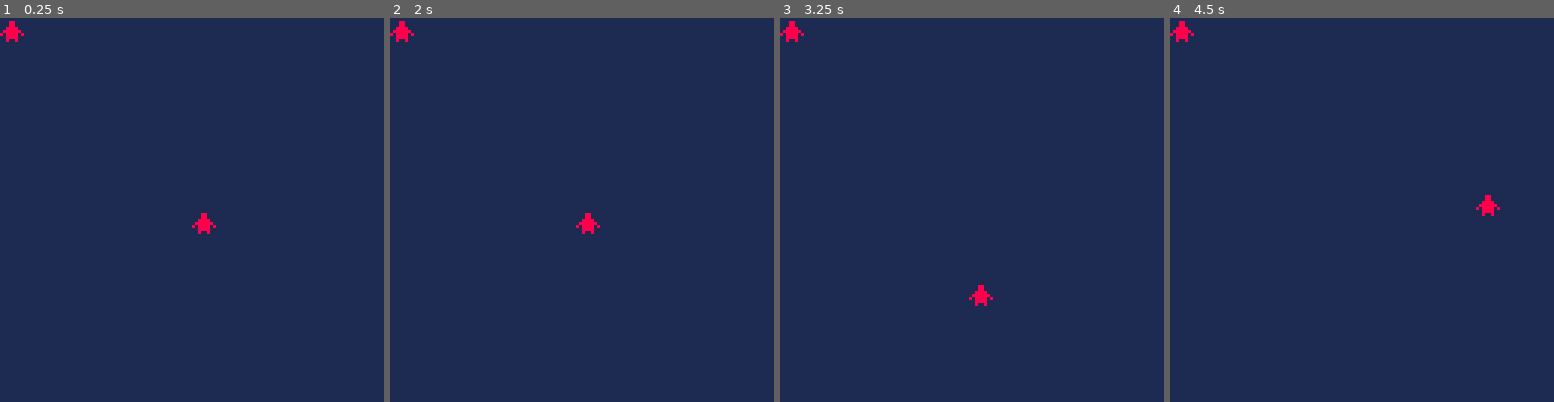
Above: before the commit, frames 1-4 (left to right).
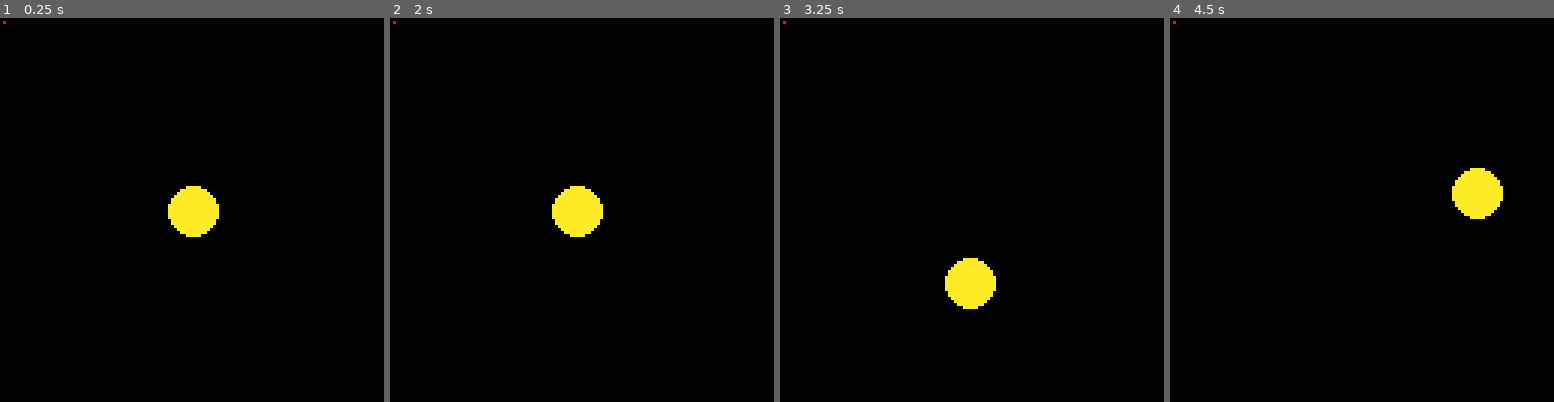
Above: after the commit, the same moments.

Repository: egordorichev/pemsa
Game: PICO-8 cartridge carts/test.p8
Two runs of this game, one before a commit and one after it. Both use one fixed random seed, a clock stepped at 60 frames per second and the inputs below.
Inputs:
- Up to frame 1 (0.25 s): no input
- Up to frame 2 (2 s): hold Left from 1.97 s (still down)
- Up to frame 3 (3.25 s): release Left at 2.37 s; hold Down 2.42-2.82 s; hold Right from 2.87 s (still down)
- Up to frame 4 (4.5 s): release Right at 3.53 s; hold Up 3.58-4.08 s; hold Right from 4.13 s (still down)

The runs differ from the first frame. In frame 1, 100% of the frame differs, in the area x 0-100%, y 0-100%; in frame 2, 100%; in frame 3, 100%; in frame 4, 100%.

Commit message:
Color draw state region & color()

Diff:
--- a/carts/test.p8
+++ b/carts/test.p8
@@ -24,12 +24,10 @@
 end
 
 function _draw()
-	cls(1)
-
-	pal(0, 0)
-	spr(64, x, y)
-	pal(0, 8, 1)
-	spr(64, 0, 0)
+	cls()
+	circfill(x, y, 8, 10)
+	color(8)
+	pset(1, 1)
 end
 __gfx__
 33333333eeeeeeeeeeeeeeeeeeeeeeee0000000000000000e110000e000000000000000000000000eeeeeee00eeeeeee0115024511eeeeeeeeeeeeeeeeeeeeee
Not shown, changed: include/pemsa/memory/pemsa_draw_state_module.hpp
Not shown, changed: src/pemsa/graphics/pemsa_graphics_api.cpp
Not shown, changed: src/pemsa/memory/pemsa_draw_state_api.cpp
Not shown, changed: src/pemsa/memory/pemsa_draw_state_module.cpp
Not shown, changed: todo.md
